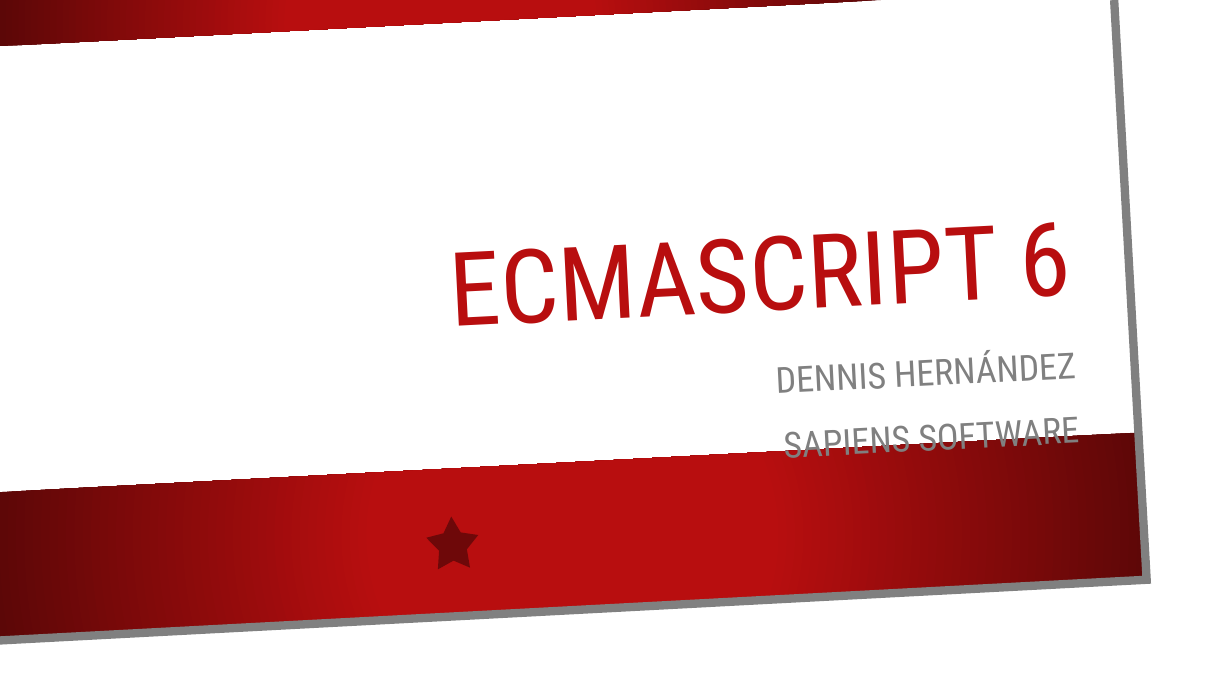
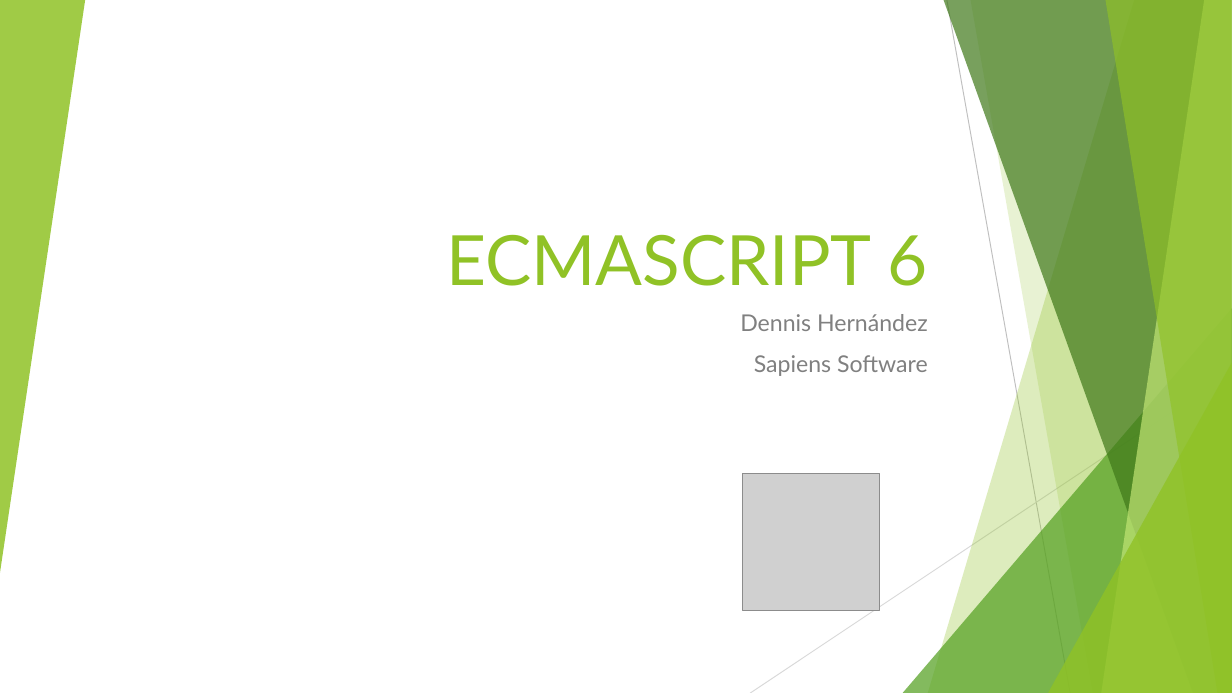
Before and after one commit to djhvscf/ES5-vs-ES6, a slide deck: slide 1 of ECMASCRIPT 6.pptx. Drawn at 1232x693 pixels with LibreOffice and Linux fonts; fonts in the diff are those of the drawing; grey boxes stand for pictures; background and template pictures are left out. Boxes give left, top, right and bottom in pixels: in the first picture for what was removed or moved away, otherwise in the second. Text is boxed around its words. In the diff, an @@ line names an element or a change of style, - is before the commit and + after.

```diff
--- a/ECMASCRIPT 6.pptx
+++ b/ECMASCRIPT 6.pptx
@@ freeform shape removed at (0,0,1179,665) @@
@@ freeform shape removed at (0,0,882,46) @@
@@ freeform shape removed at (0,0,1147,641) @@
@@ group added at (0,0,1232,693): 5 freeform shapes, 3 triangles, 2 lines @@
@@ title "ECMASCRIPT 6": place and size @@
-title "ECMASCRIPT 6" at (1021,222,1072,297)
+title "ECMASCRIPT 6" at (446,234,928,286)
@@ title "ECMASCRIPT 6" at (446,234,928,286): size 80 to 54 pt, font Roboto Condensed to Lato, text colour #B80E0F to #90C226; line spacing 0.9 to 1; rotation 357 to 0 degrees @@
@@ subtitle "Dennis Hernández" at (740,314,928,376): rotation 357 to 0 degrees @@
@@ subtitle at (740,314,928,376): text changed; size 28 to 18 pt; font Roboto Condensed to Lato @@
-DENNIS HERNÁNDEZ
-SAPIENS SOFTWARE
+Dennis Hernández
+Sapiens Software
@@ freeform shape removed at (0,433,1145,638) @@
@@ picture added at (743,473,881,611) @@
@@ star removed at (426,515,480,570) @@
```
Also in this commit, not shown: 6 other slides changed, 5 slides added, 2 other files.
